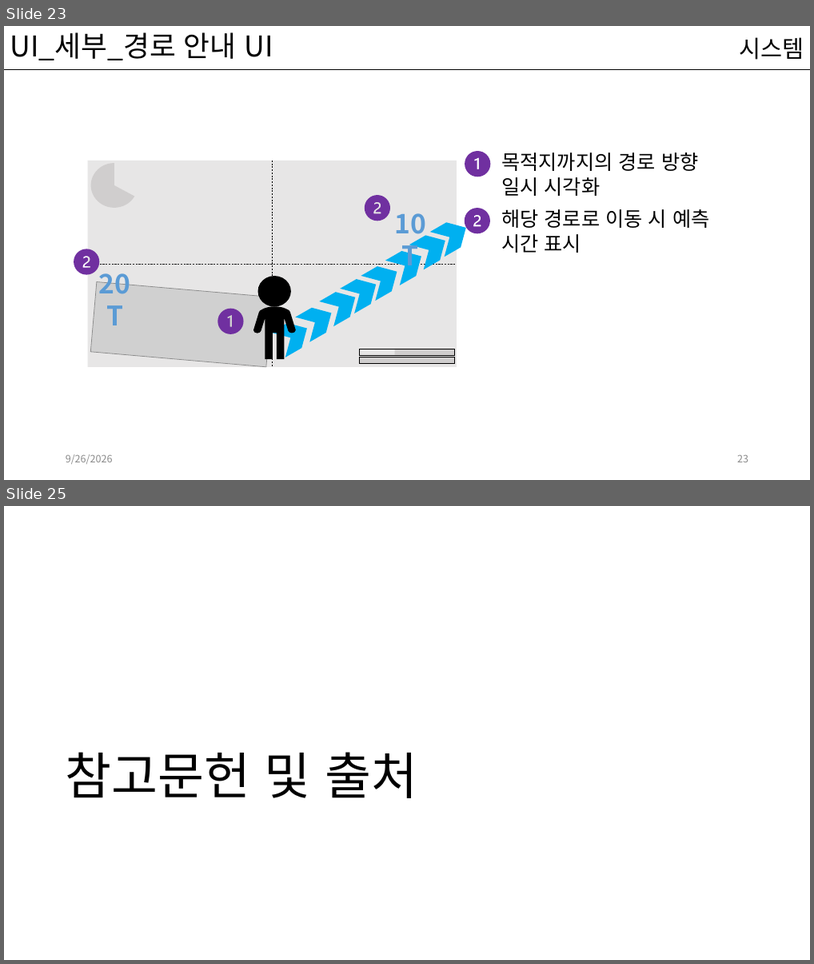
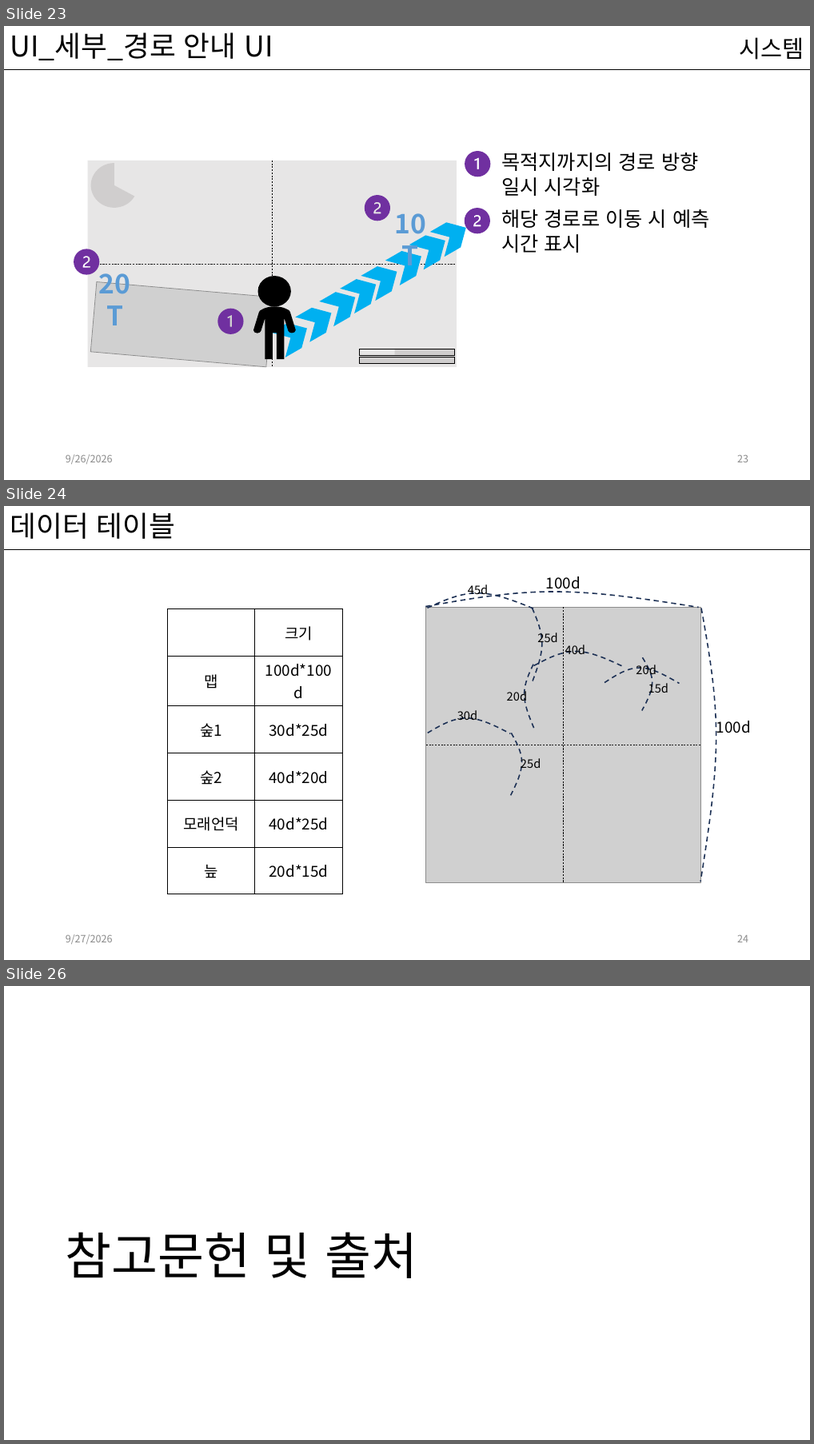
Before and after one commit to kwakyerin/2026_Graduation_Project, a slide deck: documents/HyunahKwon/design/designing/for_teammates/프로토타입_기획.pptx. Shown one above the other, each under a label of ours: slides 23 and 25 before the commit, slides 23, 24 and 26 after it; the slides between them are not shown. The pictures are 814x964 and 814x1444 pixels, drawn with LibreOffice and Linux fonts; fonts in the diff are those of the drawing; grey boxes stand for pictures. Boxes give left, top, right and bottom in pixels: in the first picture for what was removed or moved away, otherwise in the second. Text is boxed around its words. In the diff, an @@ line names an element or a change of style, - is before the commit and + after.

Commit message:
프로토타입 맵 데이터 테이블 작성

```diff
--- a/documents/HyunahKwon/design/designing/for_teammates/프로토타입_기획.pptx
+++ b/documents/HyunahKwon/design/designing/for_teammates/프로토타입_기획.pptx
@@ slide 24 added at bbox=[4, 506, 810, 960], background #FFFFFF; not listed: 1 template element that a slide beside it also shows @@
@@ title added at bbox=[10, 512, 175, 539], 34 pt, text #000000 @@
+데이터 테이블
@@ text added at bbox=[546, 576, 581, 592], 18 pt, text #000000 @@
+100d
@@ freeform shape added at bbox=[426, 592, 699, 608], outline #1E3256 1.5 pt dashed @@
@@ freeform shape added at bbox=[427, 593, 534, 609], outline #1E3256 1.5 pt dashed @@
@@ text added at bbox=[468, 584, 488, 598], 14 pt, text #000000 @@
+45d
@@ table added at bbox=[168, 609, 343, 892], 6 rows, 2 columns @@
+ | 크기
+맵 | 100d*100d
+숲1 | 30d*25d
+숲2 | 40d*20d
+모래언덕 | 40d*25d
+늪 | 20d*15d
@@ picture added at bbox=[426, 607, 701, 882] @@
@@ freeform shape added at bbox=[532, 608, 542, 683], outline #1E3256 1.5 pt dashed @@
@@ line added from (563, 607) to (563, 882), #000000 0.5 pt dashed @@
@@ freeform shape added at bbox=[701, 608, 717, 882], outline #1E3256 1.5 pt dashed @@
@@ text added at bbox=[538, 632, 558, 645], 14 pt, text #000000 @@
+25d
@@ text added at bbox=[566, 644, 586, 654], 14 pt, text #000000 @@
+40d
@@ freeform shape added at bbox=[525, 664, 534, 728], outline #1E3256 1.5 pt dashed @@
@@ freeform shape added at bbox=[534, 651, 623, 666], outline #1E3256 1.5 pt dashed @@
@@ freeform shape added at bbox=[606, 668, 680, 684], outline #1E3256 1.5 pt dashed @@
@@ text added at bbox=[636, 664, 656, 677], 14 pt, text #000000 @@
+20d
@@ freeform shape added at bbox=[642, 657, 653, 711], outline #1E3256 1.5 pt dashed @@
@@ text added at bbox=[507, 689, 527, 703], 14 pt, text #000000 @@
+20d
@@ text added at bbox=[649, 681, 669, 696], 14 pt, text #000000 @@
+15d
@@ freeform shape added at bbox=[428, 718, 511, 733], outline #1E3256 1.5 pt dashed @@
@@ text added at bbox=[458, 710, 478, 720], 14 pt, text #000000 @@
+30d
@@ text added at bbox=[717, 720, 751, 736], 18 pt, text #000000 @@
+100d
@@ line added from (426, 745) to (701, 745), #000000 0.5 pt dashed @@
@@ freeform shape added at bbox=[511, 732, 522, 795], outline #1E3256 1.5 pt dashed @@
@@ text added at bbox=[521, 756, 541, 771], 14 pt, text #000000 @@
+25d
@@ text added at bbox=[66, 934, 113, 944], 12 pt, text #8C8C8C @@
+9/27/2026
@@ page number added at bbox=[738, 935, 749, 942], 12 pt, text #8C8C8C @@
+24
@@ what was slide 25 is now slide 26 @@
```
Also in this commit, not shown: 5 slides changed.
